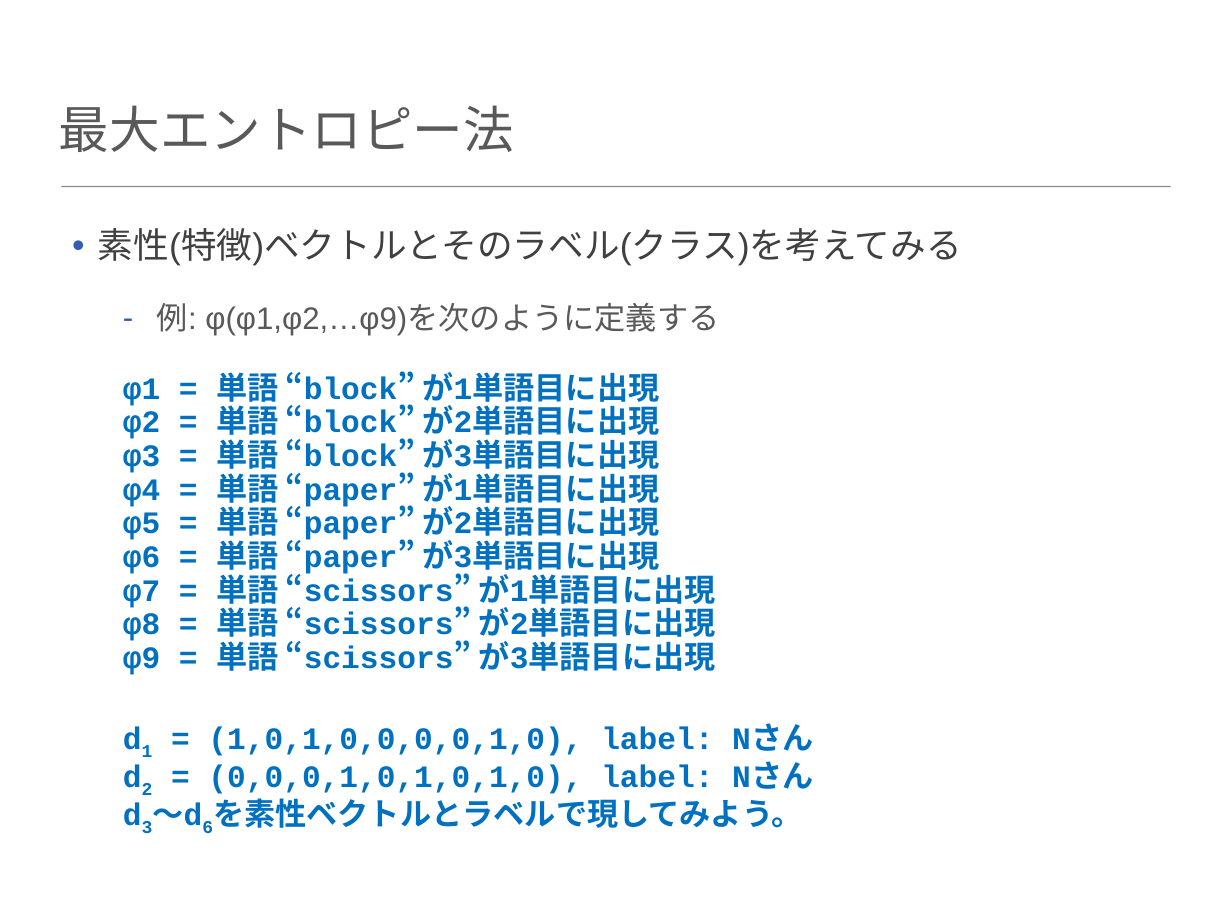
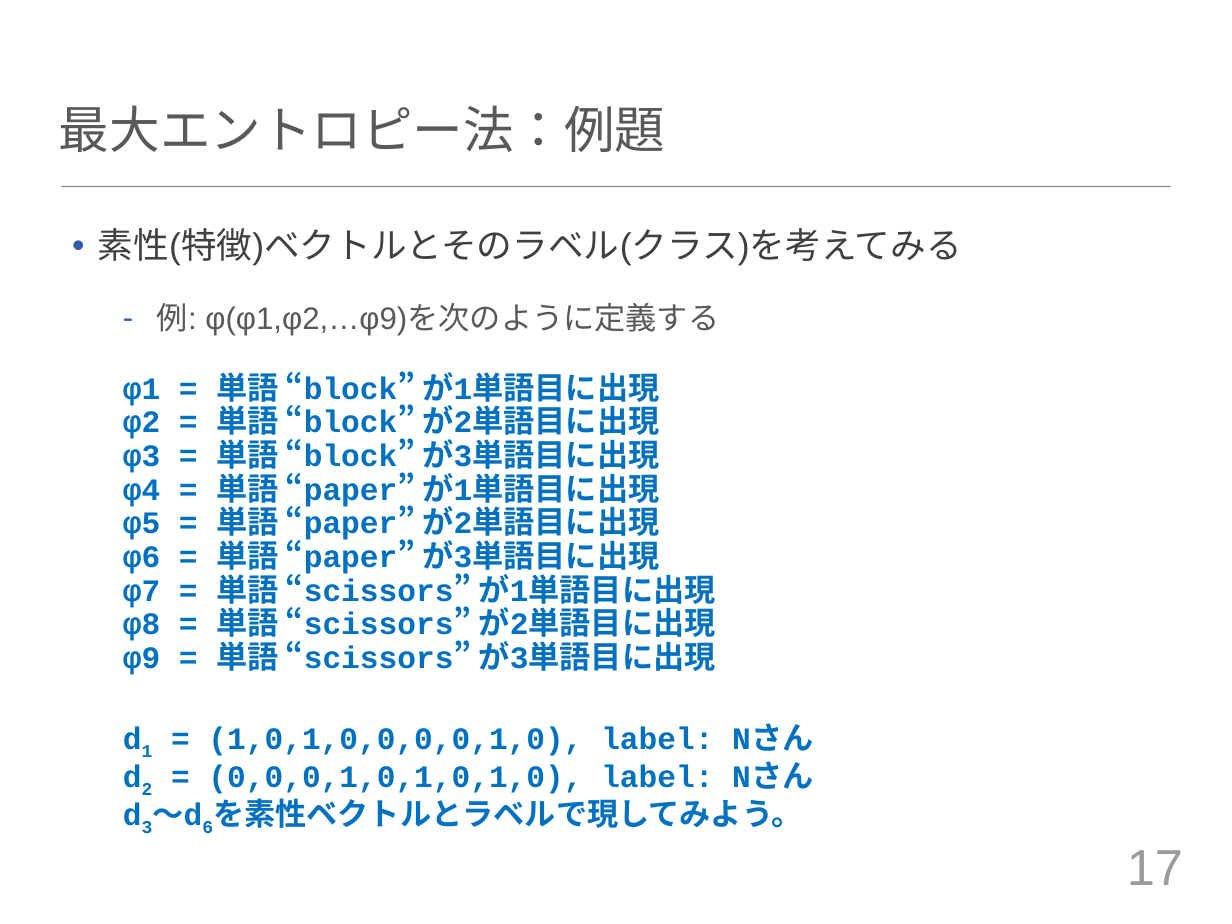
Before and after one commit to tuxedocat/ss2012, a slide deck: slide 17 of ss2012_slide.pptx. Drawn at 1232x924 pixels with LibreOffice and Linux fonts; fonts in the diff are those of the drawing. Boxes give left, top, right and bottom in pixels: in the first picture for what was removed or moved away, otherwise in the second. Text is boxed around its words. In the diff, an @@ line names an element or a change of style, - is before the commit and + after.

```diff
--- a/ss2012_slide.pptx
+++ b/ss2012_slide.pptx
@@ title at (59, 105, 666, 152): text changed @@
-最大エントロピー法
+最大エントロピー法：例題
@@ page number added at (1127, 850, 1183, 885), 42 pt, text #9A9A9A @@
+17
```
Also in this commit, not shown: 9 other slides changed, 2 slides added, 1 slide removed, 4 other files.
